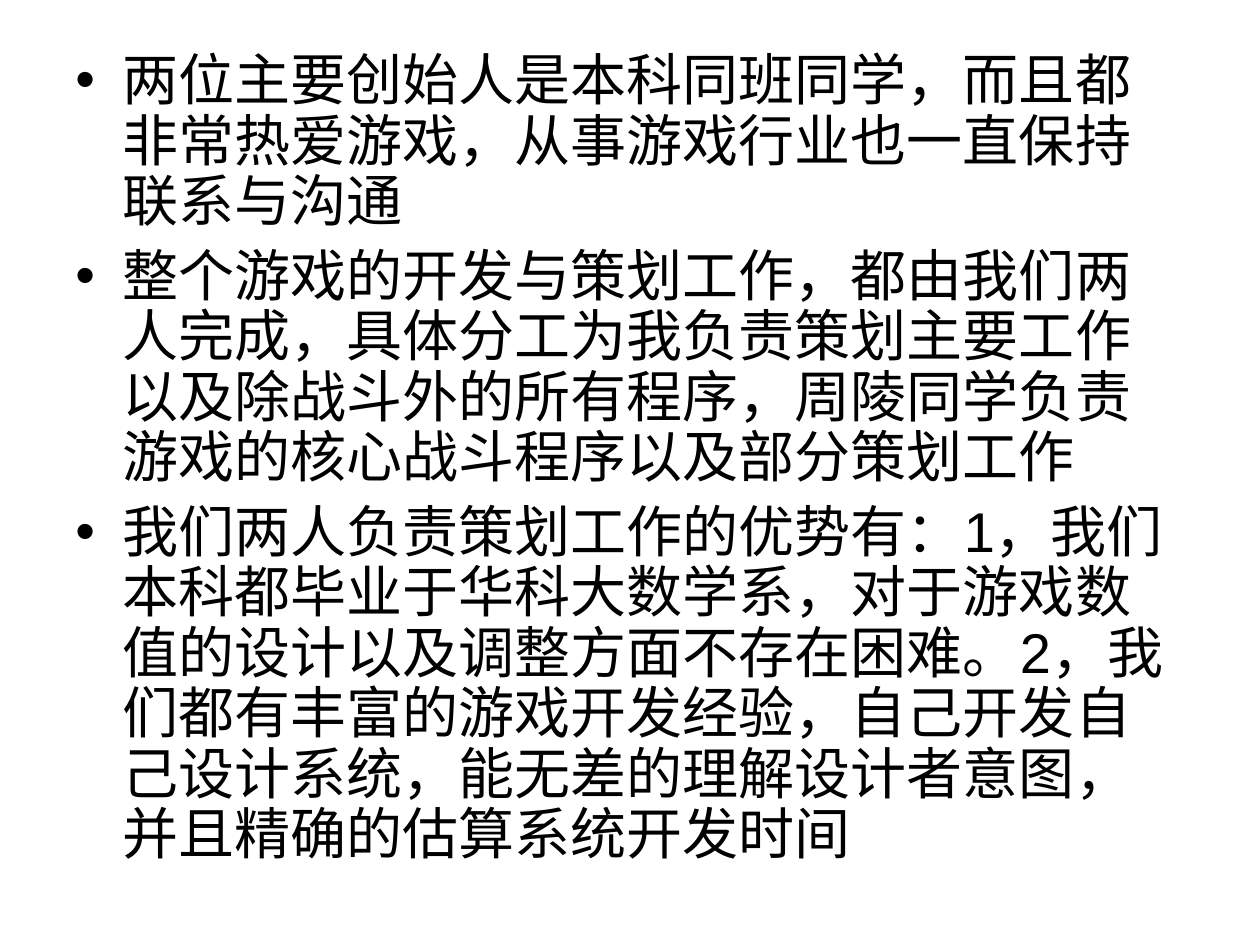
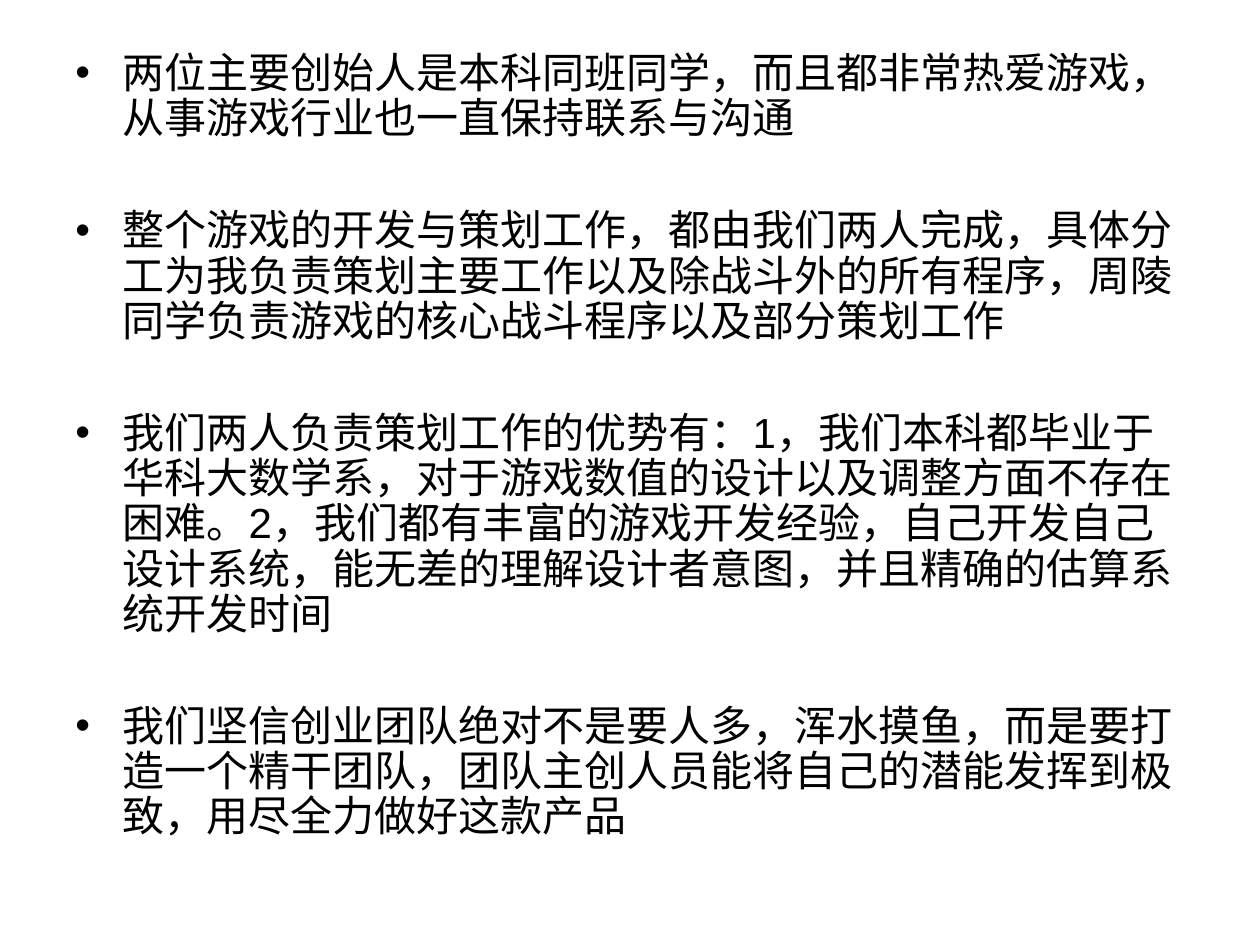
Before and after one commit to caihan1984/demov1, a slide deck: slide 4 of Assets/document/y3商业计划书.ppt. Drawn at 1260x945 pixels with LibreOffice and Linux fonts; fonts in the diff are those of the drawing. Boxes give left, top, right and bottom in pixels: in the first picture for what was removed or moved away, otherwise in the second. Text is boxed around its words. In the diff, an @@ line names an element or a change of style, - is before the commit and + after.

```diff
--- a/Assets/document/y3商业计划书.ppt
+++ b/Assets/document/y3商业计划书.ppt
@@ text at [123,52,1173,633]: size 32 to 24 pt in "两位主要创始人是本科同班同学，而且都非常热爱游戏，从事游戏行业也一直保持联系与沟通", "整个游戏的开发与策划工作，都由我们两人完成，具体分工为我负责策划主要工作以及除战斗外的所有程序，周陵同学负责游戏的核心战 ...", "我们两人负责策划工作的优势有：1，我们本科都毕业于华科大数学系，对于游戏数值的设计以及调整方面不存在困难。2，我们都有丰 ..."; less space between paragraphs @@
@@ text at [123,705,1173,836]: paragraph added @@
+• 我们坚信创业团队绝对不是要人多，浑水摸鱼，而是要打造一个精干团队，团队主创人员能将自己的潜能发挥到极致，用尽全力做好这款产品
```
Also in this commit, not shown: 8 other slides changed, 3 slides added.
